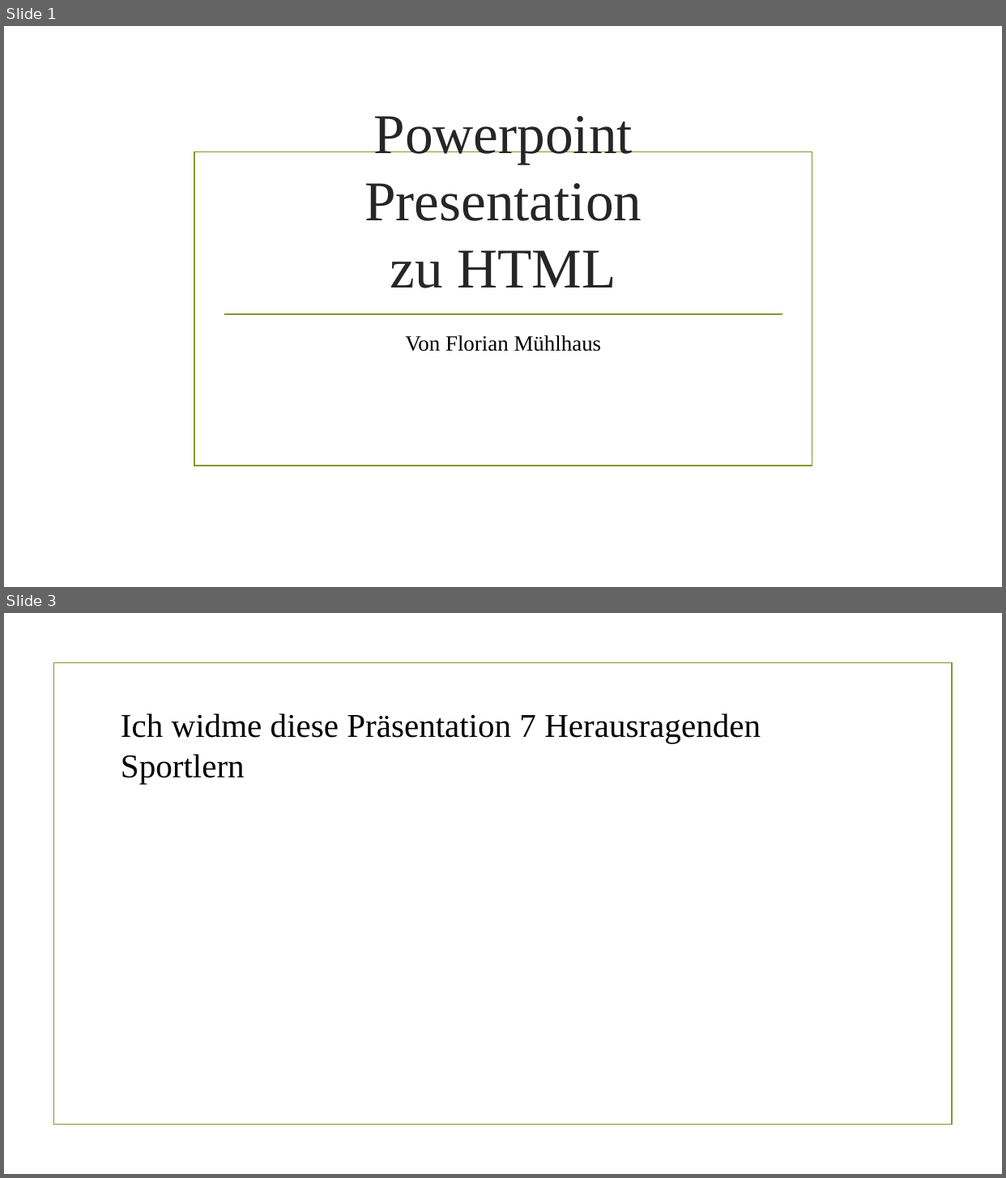
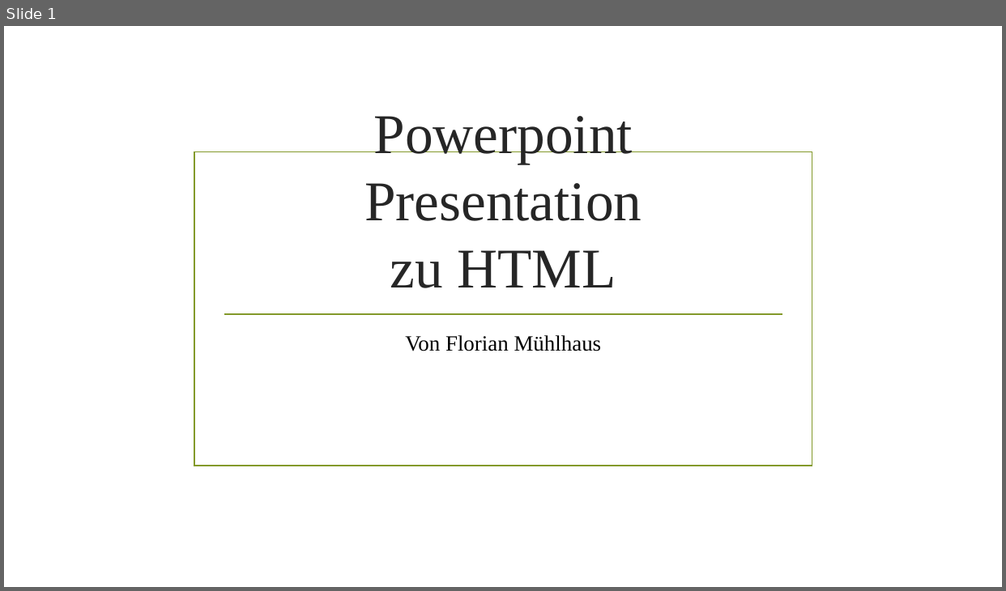
Before and after one commit to muhlhausfloriangmailcom/Div, a slide deck: html/Webseite/Html Präsentation.pptx. Shown one above the other, each under a label of ours: slides 1 and 3 before the commit, slide 1 after it; the slides between them are not shown. The pictures are 1006x1178 and 1006x591 pixels, drawn with LibreOffice and Linux fonts; fonts in the diff are those of the drawing; background and template pictures are left out. Boxes give left, top, right and bottom in pixels: in the first picture for what was removed or moved away, otherwise in the second. Text is boxed around its words. In the diff, an @@ line names an element or a change of style, - is before the commit and + after.

```diff
--- a/html/Webseite/Html Präsentation.pptx
+++ b/html/Webseite/Html Präsentation.pptx
@@ slide 3 removed at [4, 613, 1002, 1174], background picture (left out) @@
@@ rectangle removed at [53, 663, 952, 1125] @@
@@ text removed at [121, 713, 761, 784] @@
-Ich widme diese Präsentation 7 Herausragenden Sportlern
```
Also in this commit, not shown: 4 slides added, 2 other slides removed, 1 other file.
